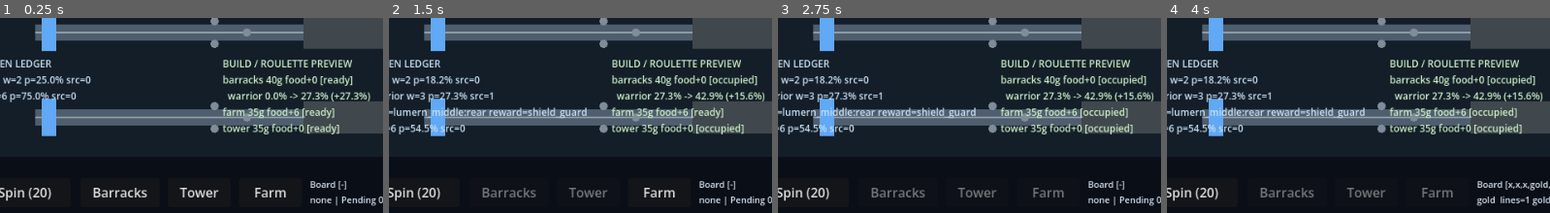
Above: before the commit, frames 1-4 (left to right).
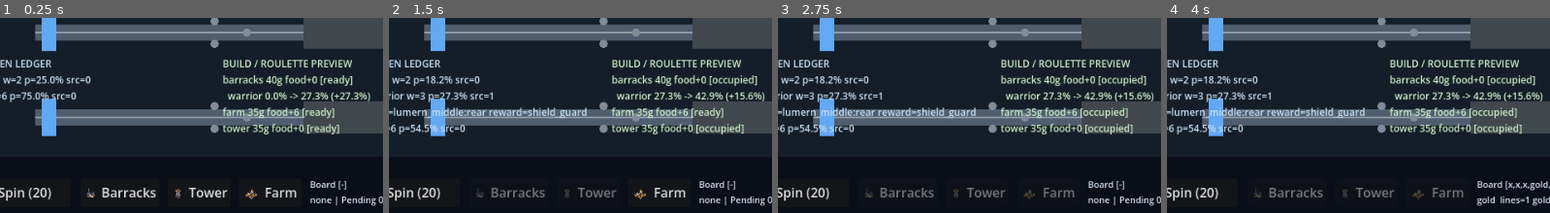
Above: after the commit, the same moments.

Repository: alsdmlals4-eng/omenward
Game: Godot game, scene res://scenes/main/main.tscn
Two runs of this game, one before a commit and one after it. Both use one fixed random seed, a clock stepped at 60 frames per second and the inputs below.
Inputs:
- Up to frame 1 (0.25 s): no input
- Up to frame 2 (1.5 s): click "Barracks" at 0.5 s; click "Tower" at 1.25 s
- Up to frame 3 (2.75 s): click "Farm" at 2 s
- Up to frame 4 (4 s): click "Spin (20)" at 2.75 s; click "Top" at 3.5 s
The pictures show only the part of the screen within x 3-53%, y 50-100%; the shares and areas given below are measured in that part.

The runs differ from the first frame. In frame 1, 1.4% of the frame differs, in the area x 22-78%, y 87-94%; in frame 2, 1.2%; in frame 3, 1.1%; in frame 4, 1.1%.

Commit message:
feat: bind P0 building action thumbnails

Diff:
--- /dev/null
+++ b/docs/images/approved/OMENWARD_P0_BUILDING_BUTTON_THUMBNAIL_MANIFEST_2026-08-27.json
@@ -0,0 +1,39 @@
+{
+  "record_id": "OMW-P0-BUILDING-BUTTON-THUMBNAILS-V1",
+  "scope": "Only current Stage HUD build-action consumers; no battlefield placement or new building gameplay.",
+  "normalization": {
+    "source": "approved cleanup master in the local asset vault",
+    "canvas_size": [192, 144],
+    "max_content_size": [160, 120],
+    "resampling": "nearest",
+    "background": "transparent",
+    "alpha": "binary",
+    "alignment": "horizontal center, bottom baseline"
+  },
+  "entries": [
+    {
+      "building_id": "general_barracks_t1",
+      "consumer": "scenes/ui/stage_hud.tscn::BarracksButton",
+      "source": ".asset-vault/library/buildings/masters/OMENWARD_ASSET_BUILDING_GENERAL_BARRACKS_T1_CLEANUP_MASTER_V1.png",
+      "output": "assets/art/buildings/general_barracks_t1_build_button.png",
+      "canvas_size": [192, 144],
+      "max_content_size": [160, 120]
+    },
+    {
+      "building_id": "defense_tower_t1",
+      "consumer": "scenes/ui/stage_hud.tscn::TowerButton",
+      "source": ".asset-vault/library/buildings/masters/OMENWARD_ASSET_BUILDING_DEFENSE_TOWER_T1_CLEANUP_MASTER_V1.png",
+      "output": "assets/art/buildings/defense_tower_t1_build_button.png",
+      "canvas_size": [192, 144],
+      "max_content_size": [160, 120]
+    },
+    {
+      "building_id": "farm_t1",
+      "consumer": "scenes/ui/stage_hud.tscn::FarmButton",
+      "source": ".asset-vault/library/buildings/masters/OMENWARD_ASSET_BUILDING_FARM_T1_CLEANUP_MASTER_V1.png",
+      "output": "assets/art/buildings/farm_t1_build_button.png",
+      "canvas_size": [192, 144],
+      "max_content_size": [160, 120]
+    }
+  ]
+}
--- /dev/null
+++ b/docs/images/approved/OMENWARD_P0_BUILDING_BUTTON_THUMBNAIL_RUN_RECORD_2026-08-27.json
@@ -0,0 +1,110 @@
+{
+  "record_id": "OMW-P0-BUILDING-BUTTON-THUMBNAILS-V1",
+  "normalization": {
+    "source": "approved cleanup master in the local asset vault",
+    "canvas_size": [
+      192,
+      144
+    ],
+    "max_content_size": [
+      160,
+      120
+    ],
+    "resampling": "nearest",
+    "background": "transparent",
+    "alpha": "binary",
+    "alignment": "horizontal center, bottom baseline"
+  },
+  "entries": [
+    {
+      "building_id": "general_barracks_t1",
+      "consumer": "scenes/ui/stage_hud.tscn::BarracksButton",
+      "source": ".asset-vault/library/buildings/masters/OMENWARD_ASSET_BUILDING_GENERAL_BARRACKS_T1_CLEANUP_MASTER_V1.png",
+      "source_sha256": "919040f0d9f429b6323169996b1782f816543baf25b2c034765940e616b2fadd",
+      "source_alpha_bounds": [
+        15,
+        7,
+        1207,
+        1226
+      ],
+      "output": "assets/art/buildings/general_barracks_t1_build_button.png",
+      "output_sha256": "941aac39217f84b0e8c954c44383b5dc2615c63388c5f22249dd44fcbffb9cc3",
+      "canvas_size": [
+        192,
+        144
+      ],
+      "max_content_size": [
+        160,
+        120
+      ],
+      "scaled_size": [
+        117,
+        120
+      ],
+      "placement": [
+        37,
+        24
+      ]
+    },
+    {
+      "building_id": "defense_tower_t1",
+      "consumer": "scenes/ui/stage_hud.tscn::TowerButton",
+      "source": ".asset-vault/library/buildings/masters/OMENWARD_ASSET_BUILDING_DEFENSE_TOWER_T1_CLEANUP_MASTER_V1.png",
+      "source_sha256": "42246b9ce947bad4891260eef895cee4ffbcfe9ec757cf5b528249fa9cfb8bae",
+      "source_alpha_bounds": [
+        250,
+        105,
+        961,
+        1213
+      ],
+      "output": "assets/art/buildings/defense_tower_t1_build_button.png",
+      "output_sha256": "b2c24e32f4c4e7843374abc6e66a6d8cd767921c71f53acd658250645a2d49ac",
+      "canvas_size": [
+        192,
+        144
+      ],
+      "max_content_size": [
+        160,
+        120
+      ],
+      "scaled_size": [
+        77,
+        120
+      ],
+      "placement": [
+        57,
+        24
+      ]
+    },
+    {
+      "building_id": "farm_t1",
+      "consumer": "scenes/ui/stage_hud.tscn::FarmButton",
+      "source": ".asset-vault/library/buildings/masters/OMENWARD_ASSET_BUILDING_FARM_T1_CLEANUP_MASTER_V1.png",
+      "source_sha256": "b302bb827e987ca19fadecd060486e2bc63b5ec283b621e7e16e937e80df64f2",
+      "source_alpha_bounds": [
+        250,
+        10,
+        1319,
+        1008
+      ],
+      "output": "assets/art/buildings/farm_t1_build_button.png",
+      "output_sha256": "c09f5b96d5a5e39f8535791457058bb8ea826dc69a40013caa27f159e9fd4ae1",
+      "canvas_size": [
+        192,
+        144
+      ],
+      "max_content_size": [
+        160,
+        120
+      ],
+      "scaled_size": [
+        129,
+        120
+      ],
+      "placement": [
+        31,
+        24
+      ]
+    }
+  ]
+}
--- a/scenes/ui/stage_hud.tscn
+++ b/scenes/ui/stage_hud.tscn
@@ -1,6 +1,9 @@
-[gd_scene load_steps=2 format=3]
+[gd_scene load_steps=5 format=3]
 
 [ext_resource type="Script" path="res://scripts/ui/stage_hud.gd" id="1_view"]
+[ext_resource type="Texture2D" path="res://assets/art/buildings/general_barracks_t1_build_button.png" id="2_barracks"]
+[ext_resource type="Texture2D" path="res://assets/art/buildings/defense_tower_t1_build_button.png" id="3_tower"]
+[ext_resource type="Texture2D" path="res://assets/art/buildings/farm_t1_build_button.png" id="4_farm"]
 
 [node name="StageHud" type="Control"]
 layout_mode = 3
@@ -102,6 +105,9 @@
 offset_right = 242.0
 offset_bottom = 486.0
 text = "Barracks"
+icon = ExtResource("2_barracks")
+expand_icon = true
+theme_override_constants/icon_max_width = 22
 
 [node name="TowerButton" type="Button" parent="."]
 layout_mode = 0
@@ -110,6 +116,9 @@
 offset_right = 330.0
 offset_bottom = 486.0
 text = "Tower"
+icon = ExtResource("3_tower")
+expand_icon = true
+theme_override_constants/icon_max_width = 22
 
 [node name="FarmButton" type="Button" parent="."]
 layout_mode = 0
@@ -118,6 +127,9 @@
 offset_right = 418.0
 offset_bottom = 486.0
 text = "Farm"
+icon = ExtResource("4_farm")
+expand_icon = true
+theme_override_constants/icon_max_width = 22
 
 [node name="CardsLabel" type="Label" parent="."]
 layout_mode = 0
--- /dev/null
+++ b/tests/headless/p0_building_button_thumbnail_test.gd
@@ -0,0 +1,50 @@
+# P0 건물 행동 버튼이 승인된 썸네일을 읽는지 검증한다.
+extends SceneTree
+
+const STAGE_HUD_SCENE_PATH := "res://scenes/ui/stage_hud.tscn"
+const EXPECTED_BUTTON_TEXTURES := {
+	&"BarracksButton": "res://assets/art/buildings/general_barracks_t1_build_button.png",
+	&"TowerButton": "res://assets/art/buildings/defense_tower_t1_build_button.png",
+	&"FarmButton": "res://assets/art/buildings/farm_t1_build_button.png",
+}
+const EXPECTED_ICON_MAX_WIDTH := 22
+
+
+func _init() -> void:
+	call_deferred("_run")
+
+
+func _run() -> void:
+	var failures := PackedStringArray()
+	var packed := load(STAGE_HUD_SCENE_PATH) as PackedScene
+	_expect(packed != null, "Stage HUD scene loads", failures)
+	if packed != null:
+		var stage_hud := packed.instantiate()
+		root.add_child(stage_hud)
+		await process_frame
+		for button_name in EXPECTED_BUTTON_TEXTURES:
+			var button := stage_hud.get_node_or_null(NodePath(button_name)) as Button
+			var expected_path: String = EXPECTED_BUTTON_TEXTURES[button_name]
+			_expect(button != null, "%s exists" % button_name, failures)
+			_expect(FileAccess.file_exists(expected_path), "%s thumbnail is available to Godot" % button_name, failures)
+			if button != null:
+				_expect(button.icon != null, "%s loads a building thumbnail" % button_name, failures)
+				_expect(button.icon != null and button.icon.resource_path == expected_path, "%s uses its mapped approved building thumbnail" % button_name, failures)
+				_expect(button.expand_icon, "%s uses the constrained thumbnail display mode" % button_name, failures)
+				_expect(button.get_theme_constant(&"icon_max_width") == EXPECTED_ICON_MAX_WIDTH, "%s keeps the compact HUD icon width" % button_name, failures)
+		stage_hud.queue_free()
+	_finish(failures)
+
+
+func _expect(condition: bool, message: String, failures: PackedStringArray) -> void:
+	if not condition:
+		failures.append(message)
+
+
+func _finish(failures: PackedStringArray) -> void:
+	if failures.is_empty():
+		print("P0 building button thumbnail contracts passed")
+		quit(0)
+	else:
+		printerr("P0 building button thumbnail contract failures:\n%s" % "\n".join(failures))
+		quit(1)
Binary file added: assets/art/buildings/defense_tower_t1_build_button.png
Binary file added: assets/art/buildings/farm_t1_build_button.png
Binary file added: assets/art/buildings/general_barracks_t1_build_button.png
Not shown, added: tests/headless/p0_building_button_thumbnail_test.gd.uid
Not shown, changed: docs/ACTIVE_CONTEXT.md
Not shown, changed: docs/CURRENT_CONFIRMED_DECISIONS.md
Not shown, changed: docs/DOCUMENTATION_MAP.md
Not shown, added: docs/implementation/OMENWARD_P0_BUILDING_BUTTON_THUMBNAIL_EXECUTION_PACKET_2026-08-27.md
Not shown, added: docs/reviews/P0_BUILDING_BUTTON_THUMBNAIL_ADVERSARIAL_REVIEW_2026-08-27.md
Not shown, added: docs/superpowers/plans/2026-08-27-p0-building-button-thumbnail-consumer.md
Not shown, added: tools/export_building_button_thumbnails.py
